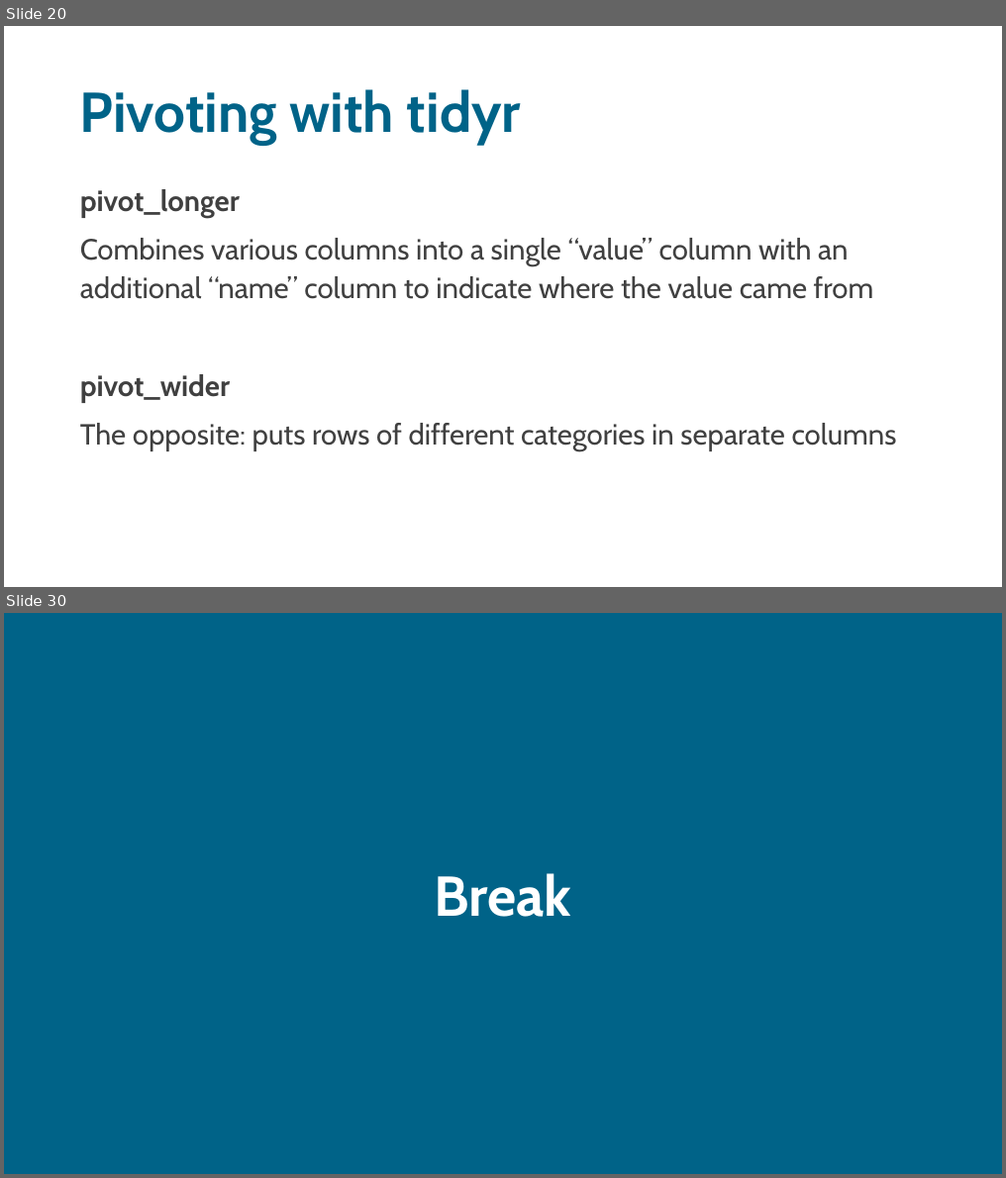
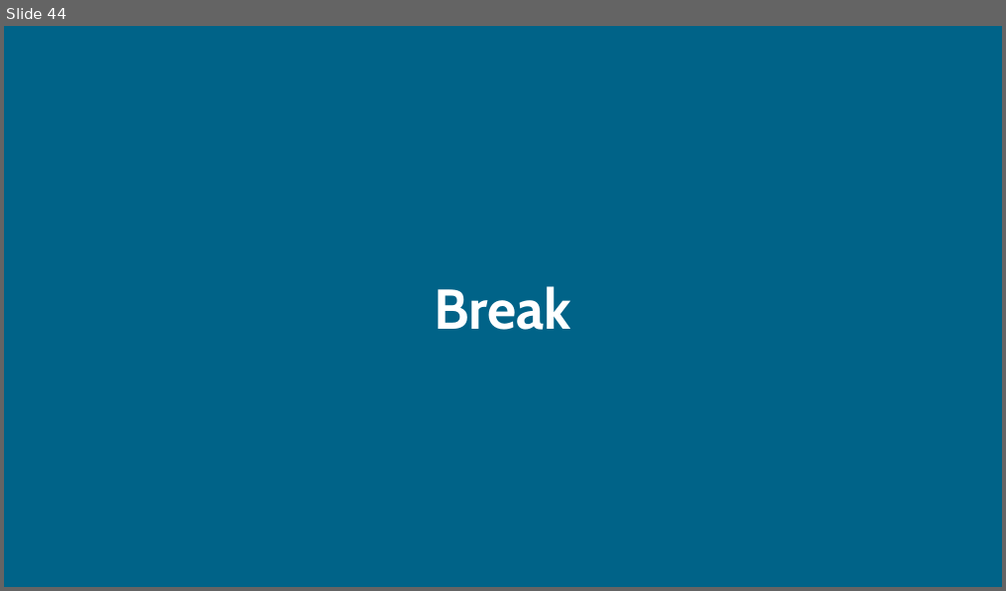
Before and after one commit to sodascience/workshop_causal_impact_assessment, a slide deck: lectures/03_synthetic_control/synthetic_control.pptx. Shown one above the other, each under a label of ours: slides 20 and 30 before the commit, slide 44 after it; the slides between them are not shown. The pictures are 1006x1178 and 1006x591 pixels, drawn with LibreOffice and Linux fonts; fonts in the diff are those of the drawing. Boxes give left, top, right and bottom in pixels: in the first picture for what was removed or moved away, otherwise in the second. Text is boxed around its words. In the diff, an @@ line names an element or a change of style, - is before the commit and + after.

```diff
--- a/lectures/03_synthetic_control/synthetic_control.pptx
+++ b/lectures/03_synthetic_control/synthetic_control.pptx
@@ slide 20 removed at (x1=4, y1=26, x2=1002, y2=587), background #FFFFFF @@
@@ title removed at (x1=80, y1=89, x2=521, y2=145) @@
-Pivoting with tidyr
@@ text removed at (x1=80, y1=189, x2=897, y2=452) @@
-pivot_longer
-Combines various columns into a single “value” column with an additional “name” column to indicate where the value came from
-pivot_wider
-The opposite: puts rows of different categories in separate columns
@@ what was slide 30 is now slide 44 @@
```
Also in this commit, not shown: 1 slide changed, 42 slides added, 27 other slides removed, 4 other files.
